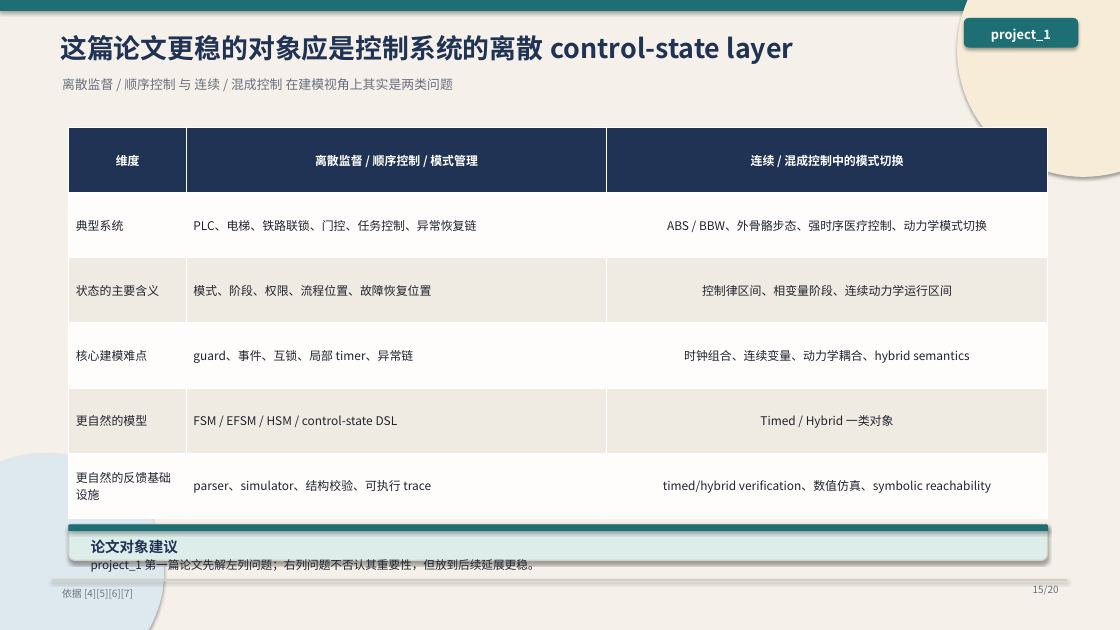
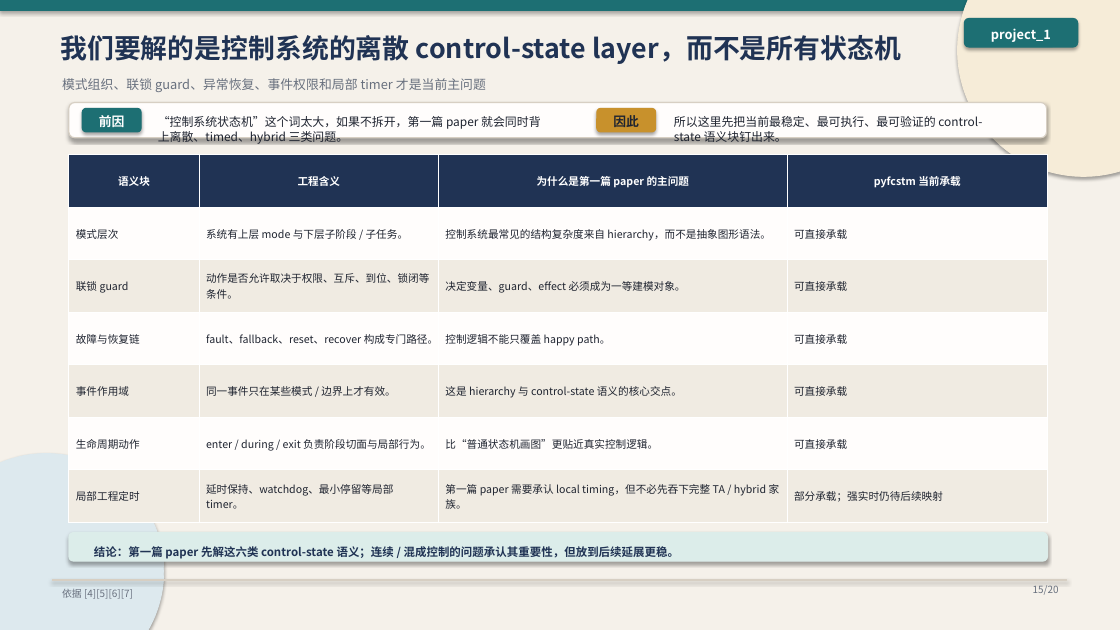
Before and after one commit to HansBug/research_ideas, a slide deck: slide 15 of talks/2026-04-15-导师-进展汇报与思考/ppt/deck.pptx. Drawn at 1120x630 pixels with LibreOffice and Linux fonts; fonts in the diff are those of the drawing. Boxes give left, top, right and bottom in pixels: in the first picture for what was removed or moved away, otherwise in the second. Text is boxed around its words. In the diff, an @@ line names an element or a change of style, - is before the commit and + after.

Commit message:
Refine talk deck middle section and pyfcstm framing

```diff
--- a/talks/2026-04-15-导师-进展汇报与思考/ppt/deck.pptx
+++ b/talks/2026-04-15-导师-进展汇报与思考/ppt/deck.pptx
@@ text at bbox=[60, 35, 901, 64]: text changed @@
-这篇论文更稳的对象应是控制系统的离散 control-state layer
+我们要解的是控制系统的离散 control-state layer，而不是所有状态机
@@ text at bbox=[62, 78, 486, 92]: text changed @@
-离散监督 / 顺序控制 与 连续 / 混成控制 在建模视角上其实是两类问题
+模式组织、联锁 guard、异常恢复、事件权限和局部 timer 才是当前主问题
@@ rounded rectangle added at bbox=[69, 103, 1047, 138], fill #FFFDFC, outline #D7CFC3 1 pt @@
@@ rounded rectangle added at bbox=[82, 108, 141, 132], fill #1D6F73, outline #1D6F73 1 pt @@
@@ text added at bbox=[99, 115, 125, 127], 11 pt, text #FFFFFF, bold @@
+前因
@@ text added at bbox=[158, 116, 540, 144], 10.2 pt, text #1F2430 @@
+“控制系统状态机”这个词太大，如果不拆开，第一篇 paper 就会同时背上离散、timed、hybrid 三类问题。
@@ rounded rectangle added at bbox=[597, 108, 656, 132], fill #C8912C, outline #C8912C 1 pt @@
@@ text added at bbox=[613, 115, 639, 127], 11 pt, text #1F2430, bold @@
+因此
@@ text added at bbox=[674, 116, 982, 142], 10.2 pt, text #1F2430 @@
+所以这里先把当前最稳定、最可执行、最可验证的 control-state 语义块钉出来。
@@ table at bbox=[69, 155, 1048, 523] @@
-维度 | 离散监督 / 顺序控制 / 模式管理 | 连续 / 混成控制中的模式切换
-典型系统 | PLC、电梯、铁路联锁、门控、任务控制、异常恢复链 | ABS / BBW、外骨骼步态、强时序医疗控制、动力学模式切换
-状态的主要含义 | 模式、阶段、权限、流程位置、故障恢复位置 | 控制律区间、相变量阶段、连续动力学运行区间
-核心建模难点 | guard、事件、互锁、局部 timer、异常链 | 时钟组合、连续变量、动力学耦合、hybrid semantics
-更自然的模型 | FSM / EFSM / HSM / control-state DSL | Timed / Hybrid 一类对象
-更自然的反馈基础设施 | parser、simulator、结构校验、可执行 trace | timed/hybrid verification、数值仿真、symbolic reachability
+语义块 | 工程含义 | 为什么是第一篇 paper 的主问题 | pyfcstm 当前承载
+模式层次 | 系统有上层 mode 与下层子阶段 / 子任务。 | 控制系统最常见的结构复杂度来自 hierarchy，而不是抽象图形语法。 | 可直接承载
+联锁 guard | 动作是否允许取决于权限、互斥、到位、锁闭等条件。 | 决定变量、guard、effect 必须成为一等建模对象。 | 可直接承载
+故障与恢复链 | fault、fallback、reset、recover 构成专门路径。 | 控制逻辑不能只覆盖 happy path。 | 可直接承载
+事件作用域 | 同一事件只在某些模式 / 边界上才有效。 | 这是 hierarchy 与 control-state 语义的核心交点。 | 可直接承载
+生命周期动作 | enter / during / exit 负责阶段切面与局部行为。 | 比“普通状态机画图”更贴近真实控制逻辑。 | 可直接承载
+局部工程定时 | 延时保持、watchdog、最小停留等局部 timer。 | 第一篇 paper 需要承认 local timing，但不必先吞下完整 TA / hybrid 家族。 | 部分承载；强实时仍待后续映射
@@ table: place and size @@
-table at bbox=[69, 128, 1048, 518]
+table at bbox=[69, 155, 1048, 523]
@@ rounded rectangle: place and size @@
-rounded rectangle at bbox=[69, 525, 1048, 560]
+rounded rectangle at bbox=[69, 533, 1048, 561]
@@ rounded rectangle at bbox=[69, 533, 1048, 561]: outline #D7CFC3 1 pt to #DCEDEA 1 pt @@
@@ rounded rectangle removed at bbox=[69, 525, 1048, 531] @@
@@ text removed at bbox=[91, 539, 178, 554] @@
-论文对象建议
@@ text at bbox=[94, 546, 679, 559]: text changed; size 10 to 9.8 pt; text colour #1F2430 to #203354; bold on @@
-project_1 第一篇论文先解左列问题；右列问题不否认其重要性，但放到后续延展更稳。
+结论：第一篇 paper 先解这六类 control-state 语义；连续 / 混成控制的问题承认其重要性，但放到后续延展更稳。
```
Also in this commit, not shown: 15 other slides changed, 1 slide added, 1 slide removed, 5 other files.
